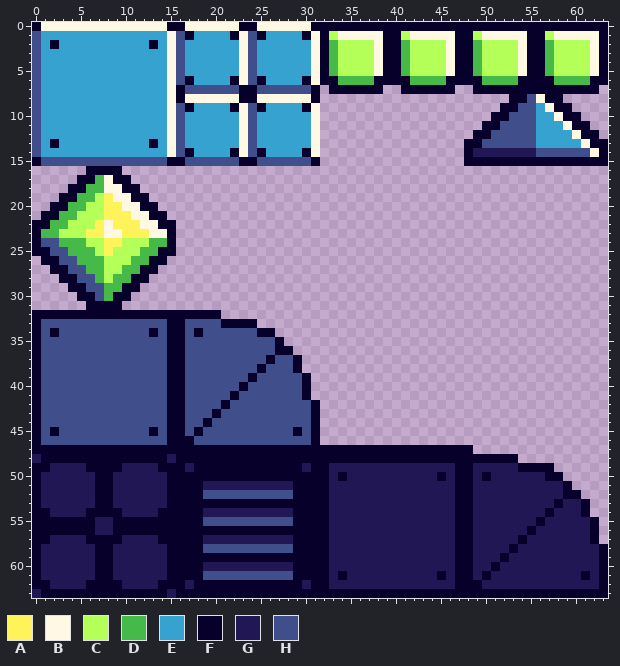
Pixel-art sprite -- game/assets/textures/tileset/tiles.png. The first picture shows the starting point.
The file is 64x64 pixels. Colours within 5 levels of each other are drawn and written as one.
Palette (. is transparent): A #fff35a  B #fff8e3  C #b4ff58  D #45ba48  E #35a2d0  F #07002b  G #211755  H #404e8c
Pixels before (only the part around the change), first column x 21:
19 .................................
20 .................................
21 .................................
22 .................................
23 .................................
24 .................................
25 .................................
26 .................................
27 .................................
28 .................................
29 .................................
30 .................................
31 .................................
32 .................................
33 FFFF.............................
34 HHHHFF...........................
35 HHHHHHF..........................
36 HHHHHHFF.........................
37 HHHHHFHHF........................
38 HHHHFHHHF........................
39 HHHFHHHHHF.......................
40 HHFHHHHHHF.......................
41 HFHHHHHHHF.......................
42 FHHHHHHHHHF......................
43 HHHHHHHHHHF......................
44 HHHHHHHHHHF......................
45 HHHHHHHHFHF......................
46 HHHHHHHHHHF......................
47 FFFFFFFFFFFFFFFFFFFFFFFFFFFF.....
48 FFFFFFFFFFFFFFFFFFFFFFFFFFFFFFFFF
49 FFFFFFFFFGFFGGGGGGGGGGGGGGFFGGGGG
50 FFFFFFFFFFFFGFGGGGGGGGGGFGFFGFGGG
51 GGGGGGGGFFFFGGGGGGGGGGGGGGFFGGGGG
52 HHHHHHHHFFFFGGGGGGGGGGGGGGFFGGGGG
53 FFFFFFFFFFFFGGGGGGGGGGGGGGFFGGGGG
54 GGGGGGGGFFFFGGGGGGGGGGGGGGFFGGGGG
The same view after the edit:
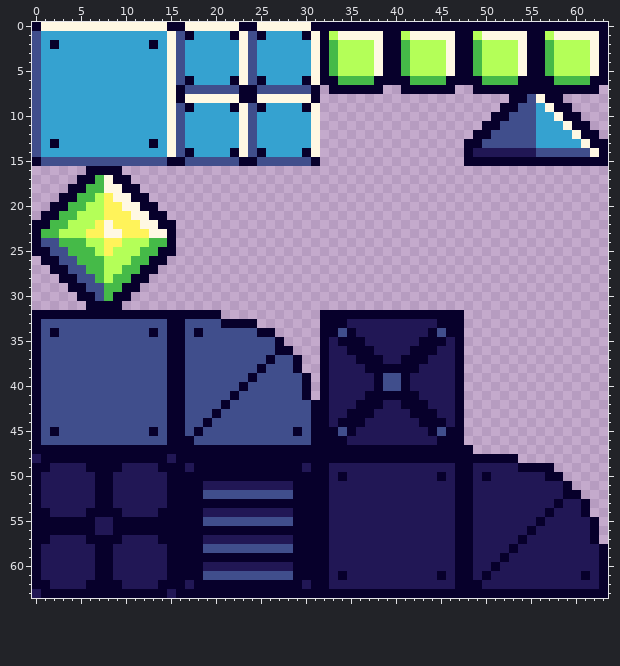
Difference:
y 32: x 32..47 ................ -> FFFFFFFFFFFFFFFF
y 33: x 32..47 ................ -> FFFGGGGGGGGGGFFF
y 34: x 32..47 ................ -> FFHFGGGGGGGGFHFF
y 35: x 32..47 ................ -> FGFFFGGGGGGFFFGF
y 36: x 32..47 ................ -> FGGFFFGGGGFFFGGF
y 37: x 32..47 ................ -> FGGGFFFGGFFFGGGF
y 38: x 32..47 ................ -> FGGGGFFFFFFGGGGF
y 39..40: x 32..47 ................ -> FGGGGGFHHFGGGGGF
y 41: x 32..47 ................ -> FGGGGFFFFFFGGGGF
y 42: x 32..47 ................ -> FGGGFFFGGFFFGGGF
y 43: x 32..47 ................ -> FGGFFFGGGGFFFGGF
y 44: x 32..47 ................ -> FGFFFGGGGGGFFFGF
y 45: x 32..47 ................ -> FFHFGGGGGGGGFHFF
y 46: x 32..47 ................ -> FFFGGGGGGGGGGFFF
Changed places in both pictures, as pixel boxes (x1, y1, x2, y2):
added: (320, 310, 464, 445)
